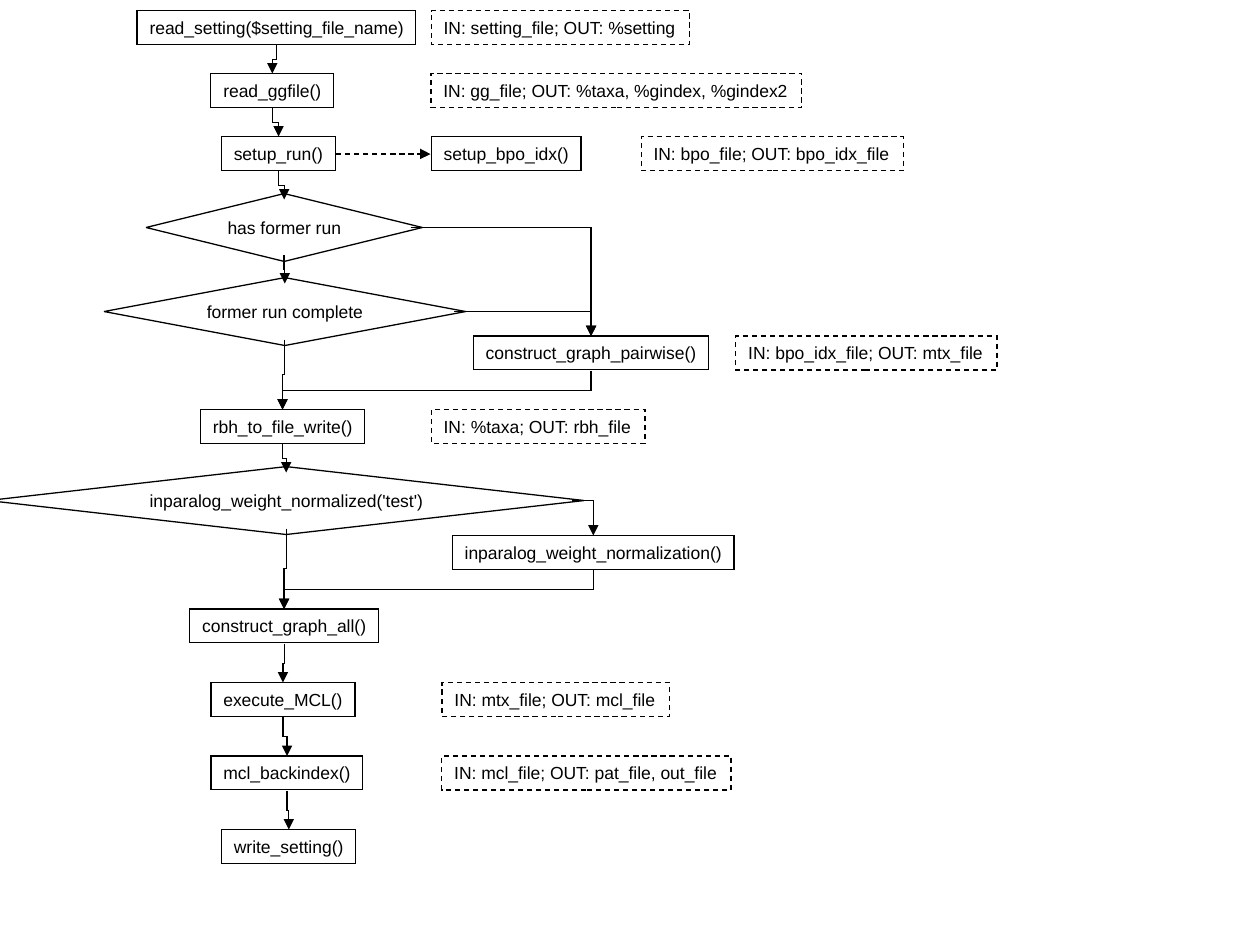
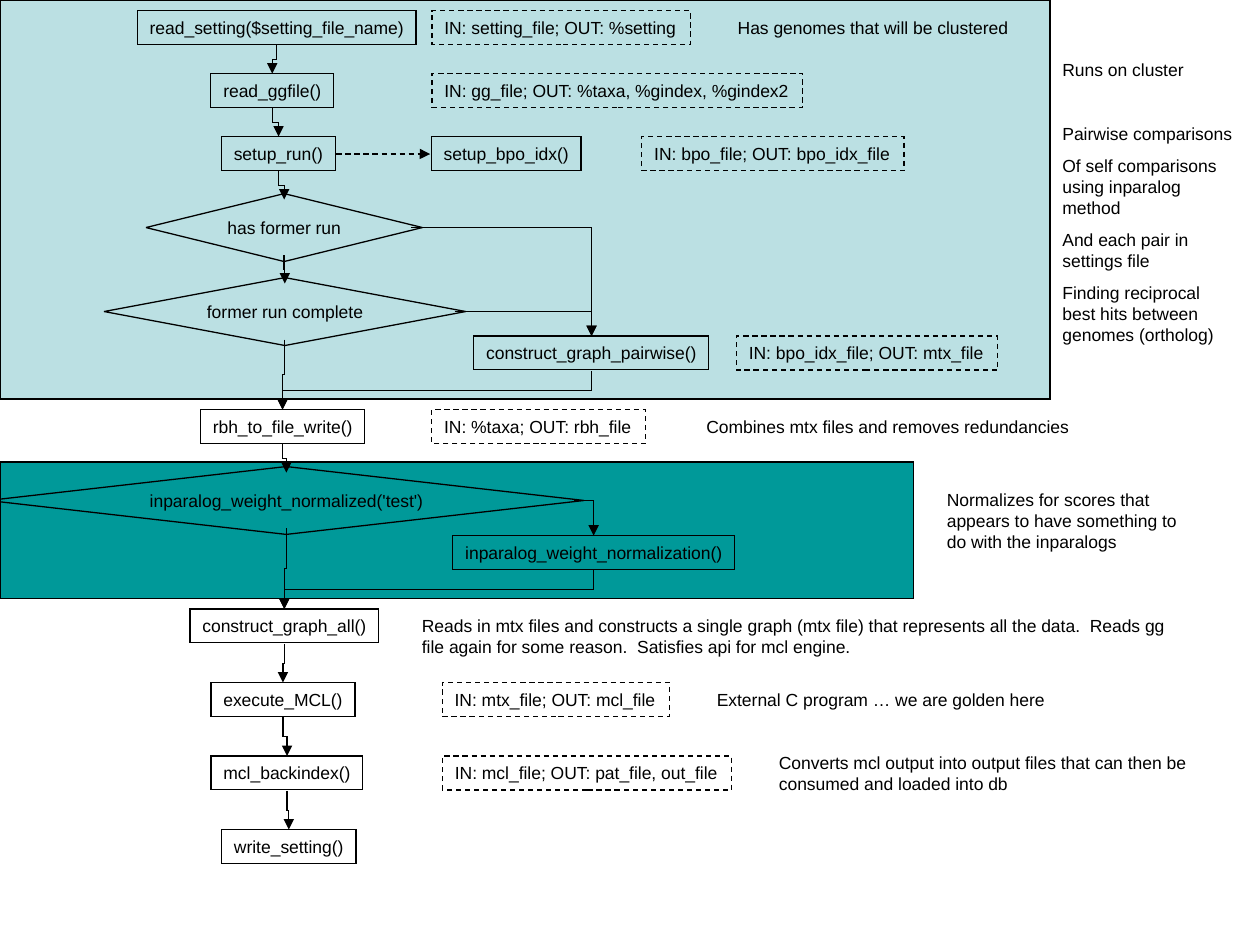
Before and after one commit to EuPathDB/OrthoMCLData, a slide deck: slide 1 of Load/data/feng_workflow.ppt. Drawn at 1260x945 pixels with LibreOffice and Linux fonts; fonts in the diff are those of the drawing. Boxes give left, top, right and bottom in pixels: in the first picture for what was removed or moved away, otherwise in the second. Text is boxed around its words. In the diff, an @@ line names an element or a change of style, - is before the commit and + after.

```diff
--- a/Load/data/feng_workflow.ppt
+++ b/Load/data/feng_workflow.ppt
@@ rectangle added at [0,0,1050,399], fill #BBE0E3, outline #000000 0.74 pt @@
@@ text added at [738,21,1008,38], 10 pt, text #000000 @@
+Has genomes that will be clustered
@@ elbow arrow (277, 45) - (272, 73): route changed @@
@@ text added at [1062,63,1232,345], 10 pt, text #000000 @@
+Runs on cluster
+Pairwise comparisons
+Of self comparisons using inparalog method
+And each pair in settings file
+Finding reciprocal best hits between genomes (ortholog)
@@ elbow arrow (336, 154) - (430, 154): route changed @@
@@ elbow arrow (411, 228) - (592, 336): route changed @@
@@ elbow arrow (455, 311) - (592, 336): route changed @@
@@ text added at [706,420,1069,433], 10 pt, text #000000 @@
+Combines mtx files and removes redundancies
@@ rectangle added at [0,462,914,598], fill #009999, outline #000000 0.74 pt @@
@@ text added at [947,493,1177,552], 10 pt, text #000000 @@
+Normalizes for scores that appears to have something to do with the inparalogs
@@ elbow arrow (286, 528) - (285, 609): route changed @@
@@ elbow arrow (593, 571) - (285, 609): route changed @@
@@ text added at [422,619,1164,657], 10 pt, text #000000 @@
+Reads in mtx files and constructs a single graph (mtx file) that represents all the data. Reads gg file again for some reason. Satisfies api for mcl engine.
@@ text added at [717,693,1045,710], 10 pt, text #000000 @@
+External C program … we are golden here
@@ text added at [779,756,1186,790], 10 pt, text #000000 @@
+Converts mcl output into output files that can then be consumed and loaded into db
```
Also in this commit, not shown: 1 other slide changed.
